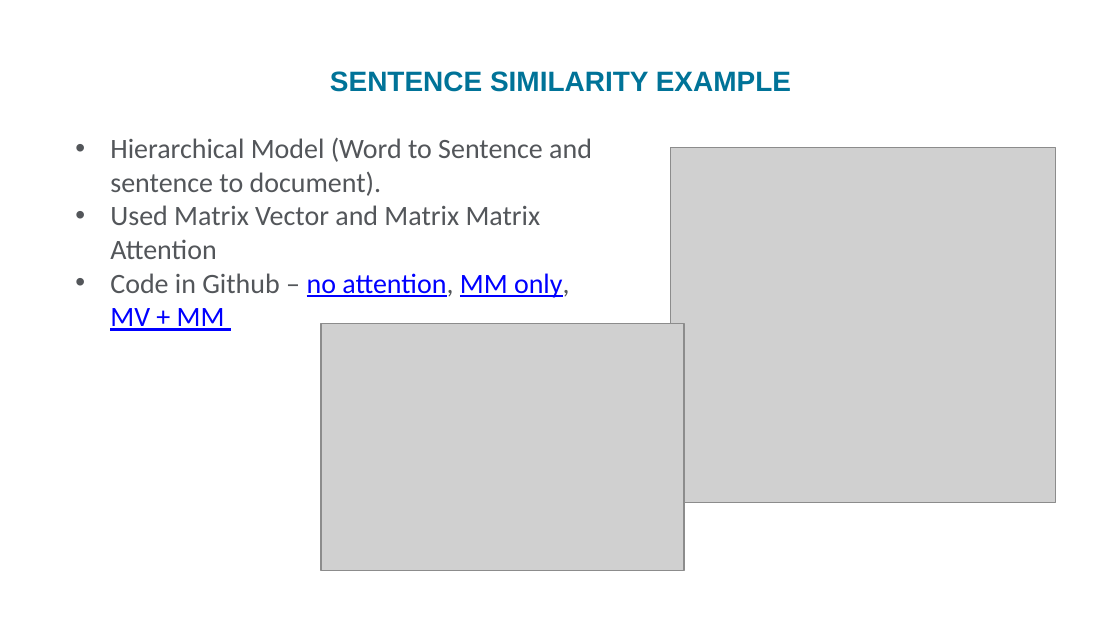
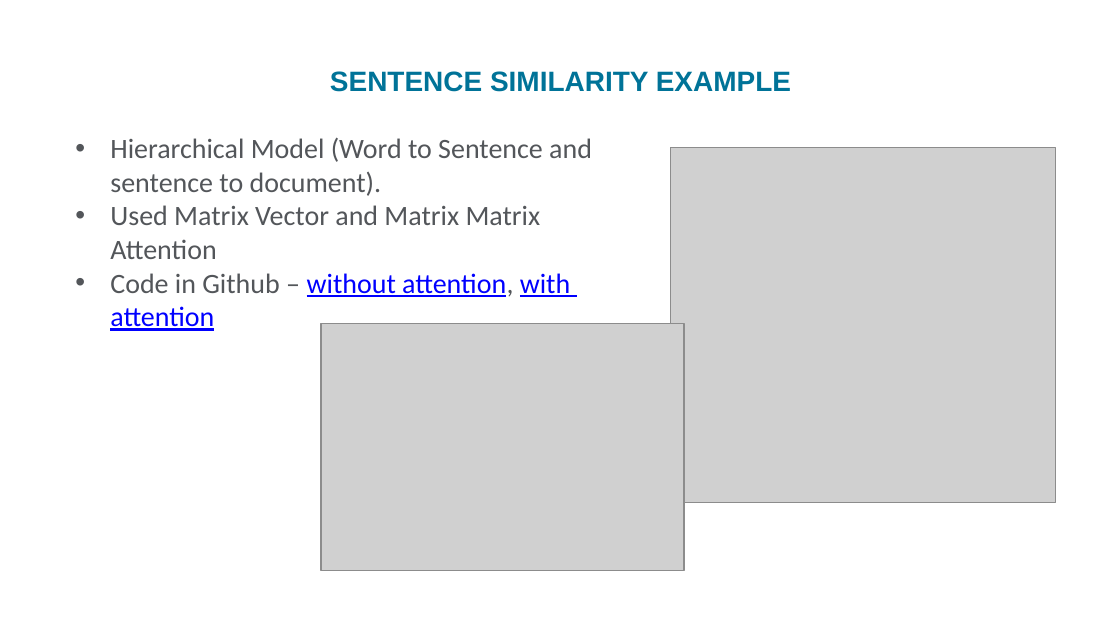
Before and after one commit to sujitpal/eeap-examples, a slide deck: slide 20 of docs/presentation_slides.pptx. Drawn at 1120x630 pixels with LibreOffice and Linux fonts; fonts in the diff are those of the drawing; grey boxes stand for pictures; background and template pictures are left out. Boxes give left, top, right and bottom in pixels: in the first picture for what was removed or moved away, otherwise in the second. Text is boxed around its words. In the diff, an @@ line names an element or a change of style, - is before the commit and + after.

Commit message:
update slide

```diff
--- a/docs/presentation_slides.pptx
+++ b/docs/presentation_slides.pptx
@@ text at box(110, 273, 570, 331): text changed @@
-• Code in Github – no attention, MM only, MV + MM
+• Code in Github – without attention, with
+  attention
```
